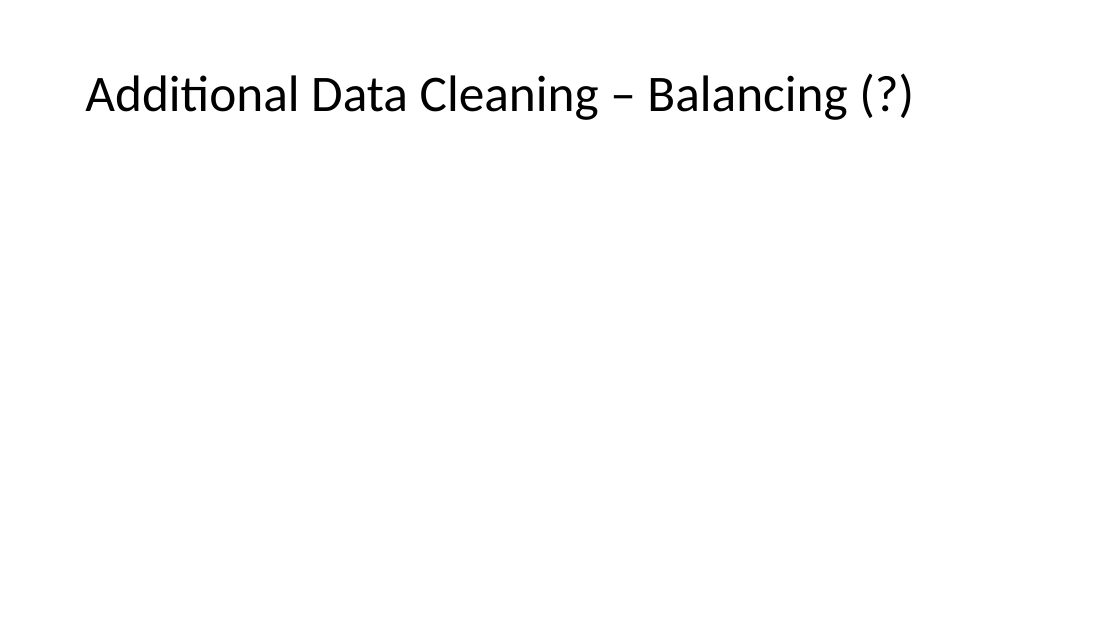
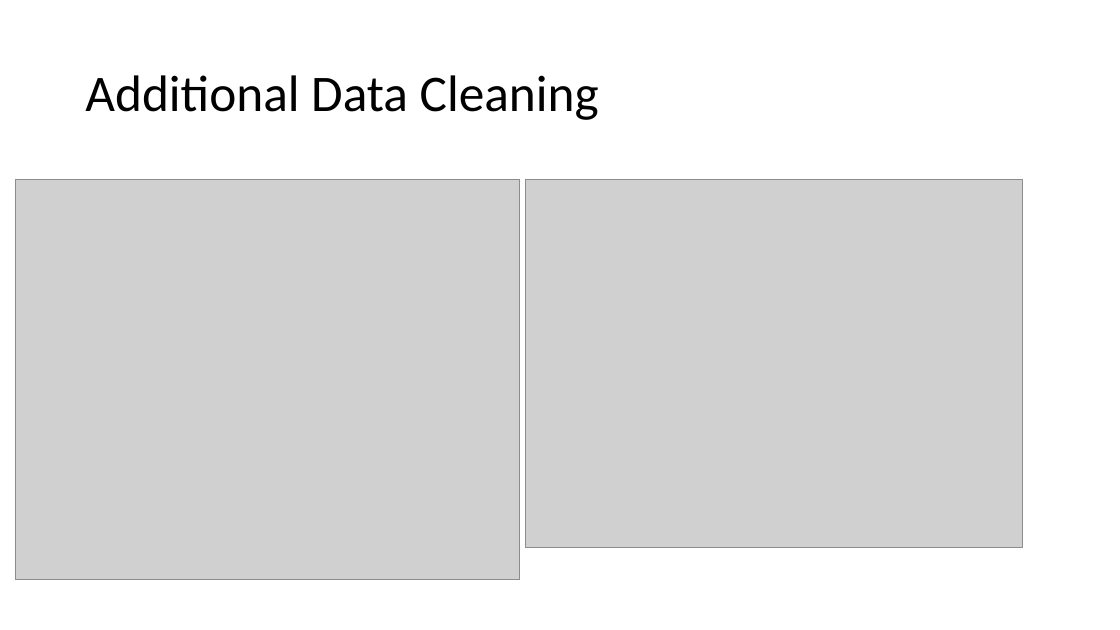
Before and after one commit to MatthiasRemta/NLP_Project, a slide deck: slide 5 of Presentations/session6.pptx. Drawn at 1120x630 pixels with LibreOffice and Linux fonts; fonts in the diff are those of the drawing; grey boxes stand for pictures; background and template pictures are left out. Boxes give left, top, right and bottom in pixels: in the first picture for what was removed or moved away, otherwise in the second. Text is boxed around its words. In the diff, an @@ line names an element or a change of style, - is before the commit and + after.

```diff
--- a/Presentations/session6.pptx
+++ b/Presentations/session6.pptx
@@ title at [85,75,599,120]: text changed @@
-Additional Data Cleaning – Balancing (?)
+Additional Data Cleaning
@@ picture added at [15,180,520,580] @@
@@ picture added at [526,180,1023,548] @@
```
Also in this commit, not shown: 2 other slides changed, 1 slide added, 1 slide removed, 1 other file.
